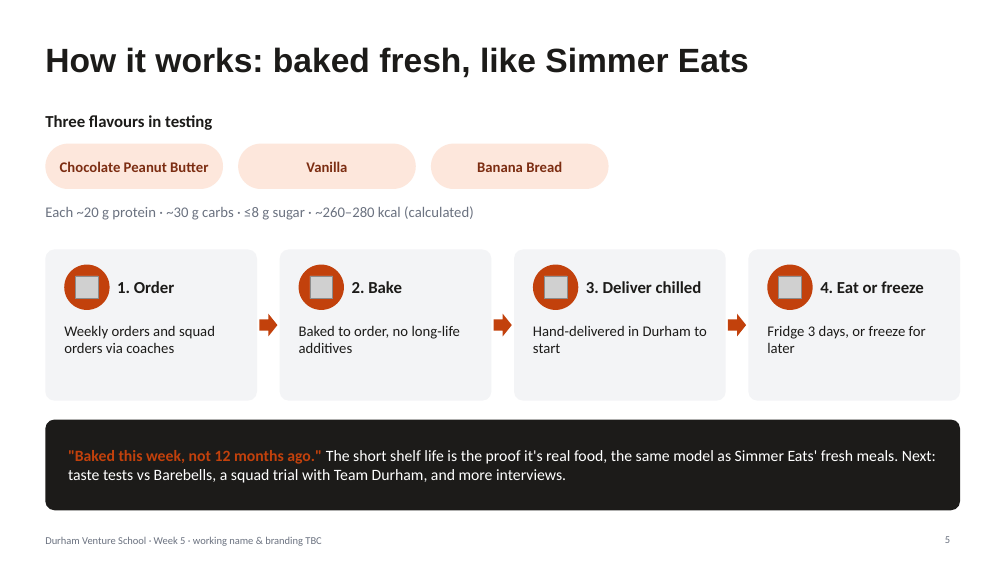
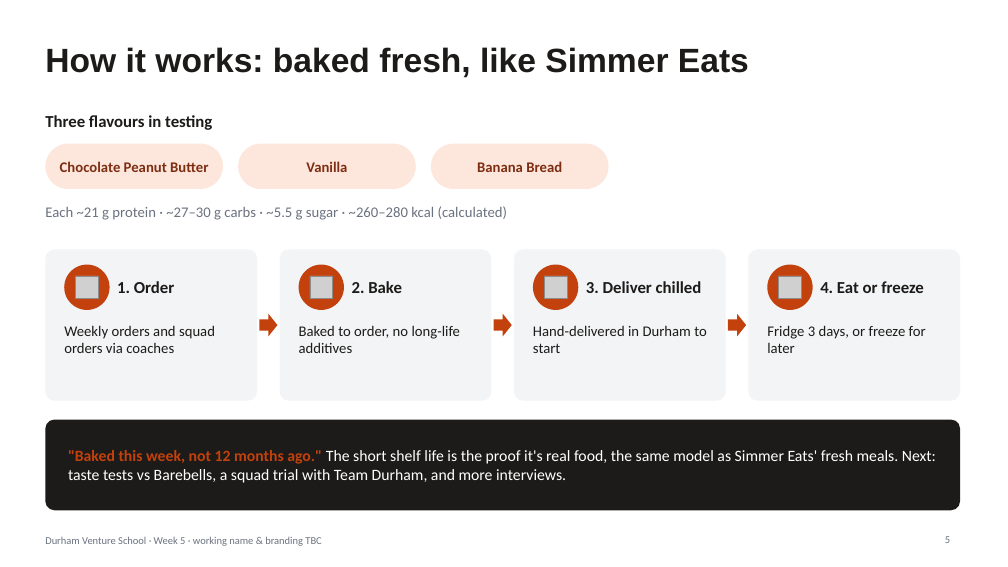
Before and after one commit to ewanh2005-alt/Ewan, a slide deck: slide 5 of 09-pitch/pitch-deck.pptx. Drawn at 1008x567 pixels with LibreOffice and Linux fonts; fonts in the diff are those of the drawing; grey boxes stand for pictures. Boxes give left, top, right and bottom in pixels: in the first picture for what was removed or moved away, otherwise in the second. Text is boxed around its words. In the diff, an @@ line names an element or a change of style, - is before the commit and + after.

```diff
--- a/09-pitch/pitch-deck.pptx
+++ b/09-pitch/pitch-deck.pptx
@@ text at [45, 206, 508, 220]: text changed @@
-Each ~20 g protein · ~30 g carbs · ≤8 g sugar · ~260–280 kcal (calculated)
+Each ~21 g protein · ~27–30 g carbs · ~5.5 g sugar · ~260–280 kcal (calculated)
```
Also in this commit, not shown: 1 other slide changed, 16 other files.
